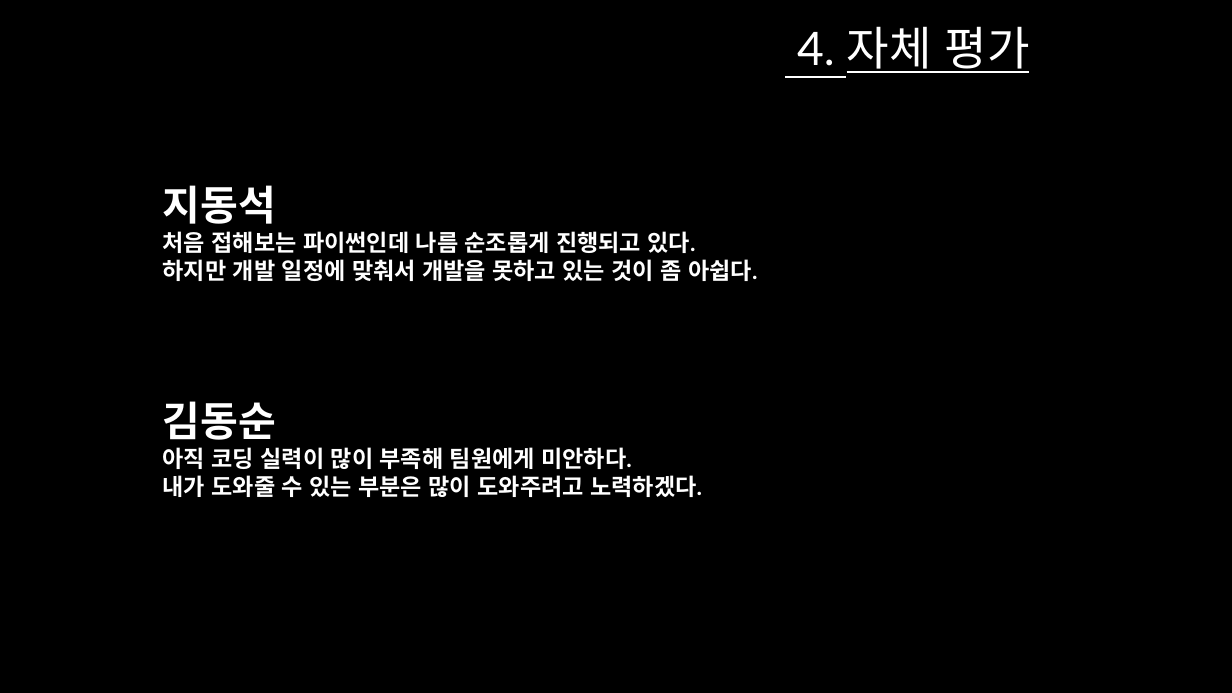
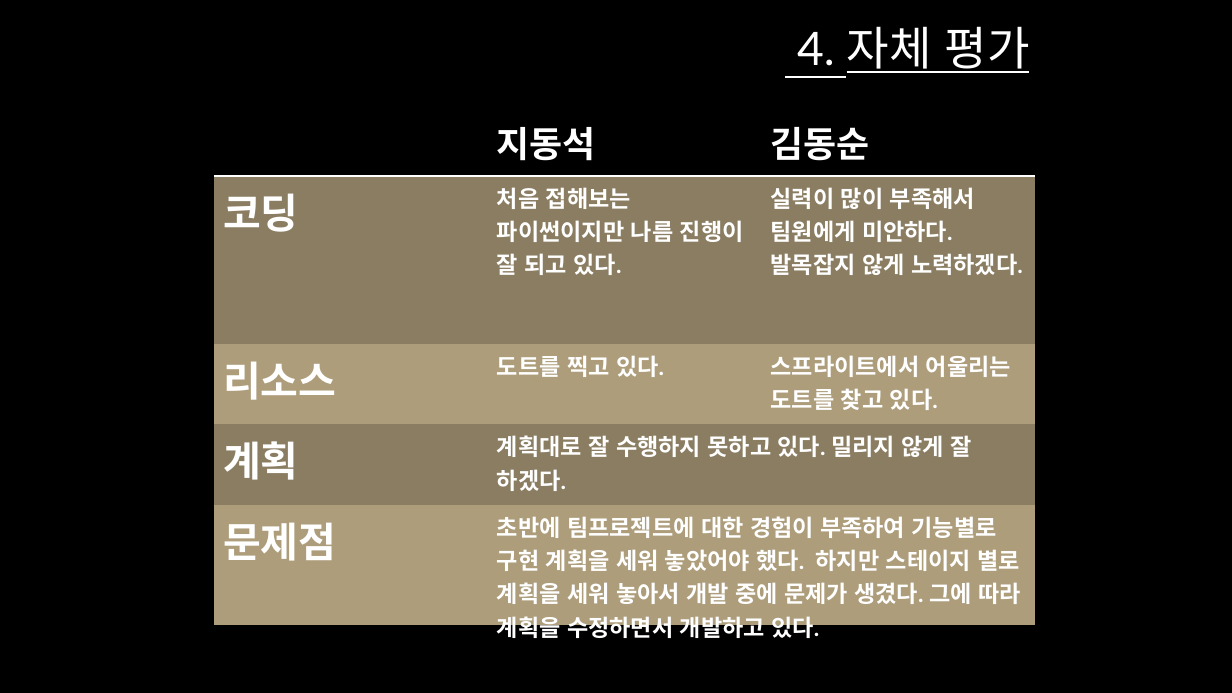
Before and after one commit to jee599/2D_TeamProject, a slide deck: slide 8 of Nom 2017/2DGP 2차발표.pptx. Drawn at 1232x693 pixels with LibreOffice and Linux fonts; fonts in the diff are those of the drawing; background and template pictures are left out. Boxes give left, top, right and bottom in pixels: in the first picture for what was removed or moved away, otherwise in the second. Text is boxed around its words. In the diff, an @@ line names an element or a change of style, - is before the commit and + after.

Commit message:
TP.ppt1
수정

```diff
--- a/Nom 2017/2DGP 2차발표.pptx
+++ b/Nom 2017/2DGP 2차발표.pptx
@@ table added at (213,111,1034,646), 5 rows, 3 columns @@
+ | 지동석 | 김동순
+코딩 | 처음 접해보는 파이썬이지만 나름 진행이 잘 되고 있다. | 실력이 많이 부족해서 팀원에게 미안하다. 발목잡지 않게 노력하겠다.
+리소스 | 도트를 찍고 있다. | 스프라이트에서 어울리는 도트를 찾고 있다.
+계획 | 계획대로 잘 수행하지 못하고 있다. 밀리지 않게 잘 하겠다. | 
+문제점 | 초반에 팀프로젝트에 대한 경험이 부족하여 기능별로 구현 계획을 세워 놓았어야 했다. 하지만 스테이지 별로 계획을 세워 놓아서 개발 중에 문제가 생겼다. 그에 따라 계획을 수정하면서 개발하고 있다. | 
@@ text removed at (163,185,757,497) @@
-지동석
-처음 접해보는 파이썬인데 나름 순조롭게 진행되고 있다.
-하지만 개발 일정에 맞춰서 개발을 못하고 있는 것이 좀 아쉽다.
-김동순
-아직 코딩 실력이 많이 부족해 팀원에게 미안하다.
-내가 도와줄 수 있는 부분은 많이 도와주려고 노력하겠다.
```
Also in this commit, not shown: 4 other slides changed, 1 other file.
